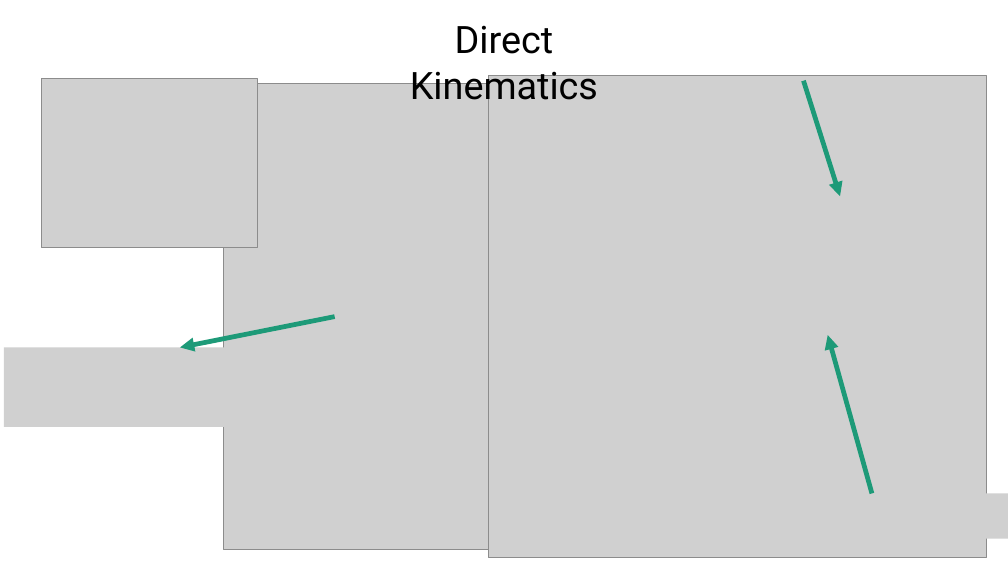
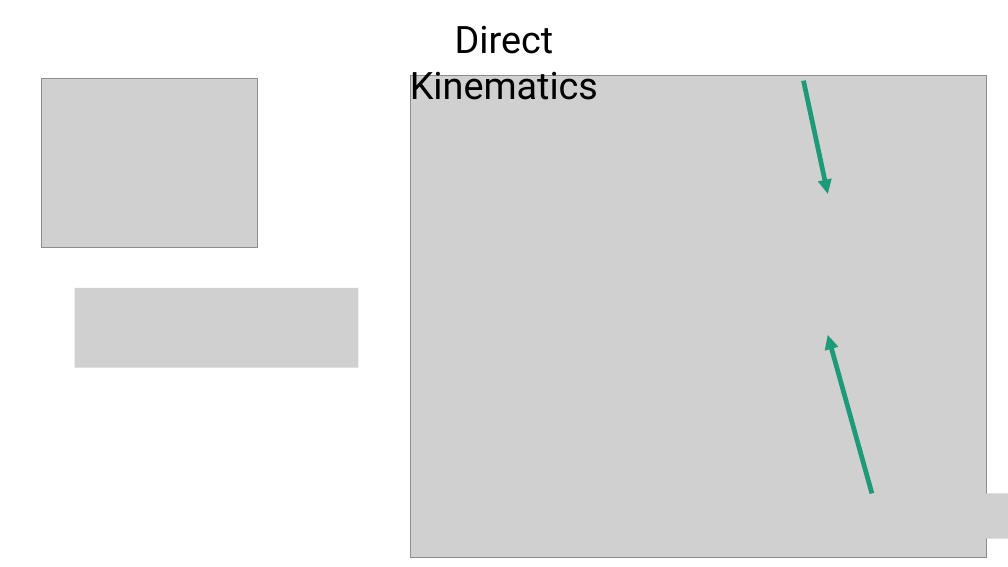
Before and after one commit to FSXAC/ELEC341, a slide deck: slide 5 of docs/report.pptx. Drawn at 1008x567 pixels with LibreOffice and Linux fonts; fonts in the diff are those of the drawing; grey boxes stand for pictures. Boxes give left, top, right and bottom in pixels: in the first picture for what was removed or moved away, otherwise in the second. Text is boxed around its words. In the diff, an @@ line names an element or a change of style, - is before the commit and + after.

```diff
--- a/docs/report.pptx
+++ b/docs/report.pptx
@@ picture removed at bbox=[224, 84, 520, 550] @@
@@ picture: place and size @@
-picture at bbox=[488, 76, 986, 558]
+picture at bbox=[411, 76, 987, 558]
@@ arrow moved from (804, 81) - (840, 197) to (804, 81) - (828, 194) @@
@@ picture added at bbox=[75, 288, 359, 368] @@
@@ arrow removed from (335, 317) to (180, 348) @@
@@ picture removed at bbox=[4, 348, 288, 427] @@
```
Also in this commit, not shown: 2 other slides changed, 4 slides added, 2 slides removed, 5 other files.
